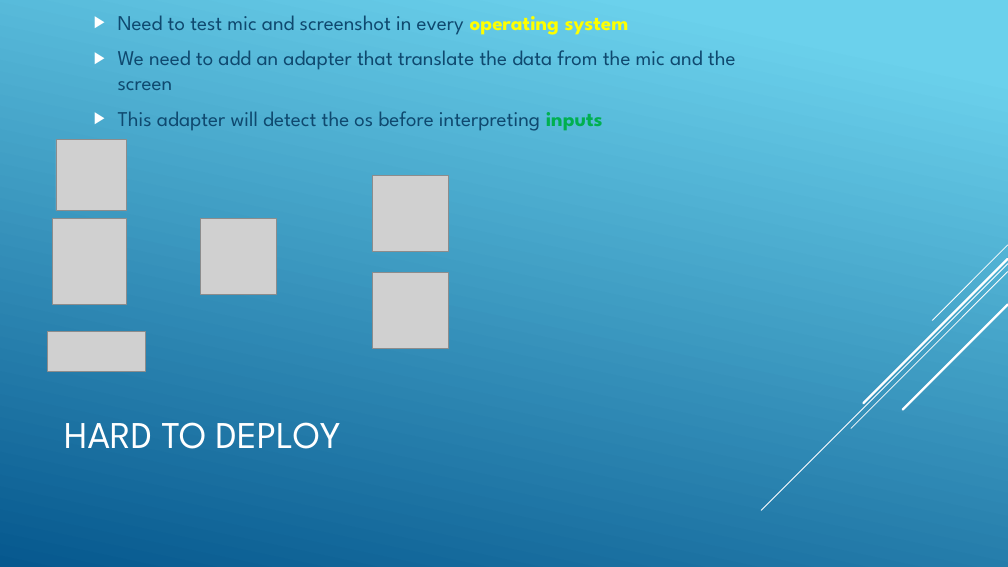
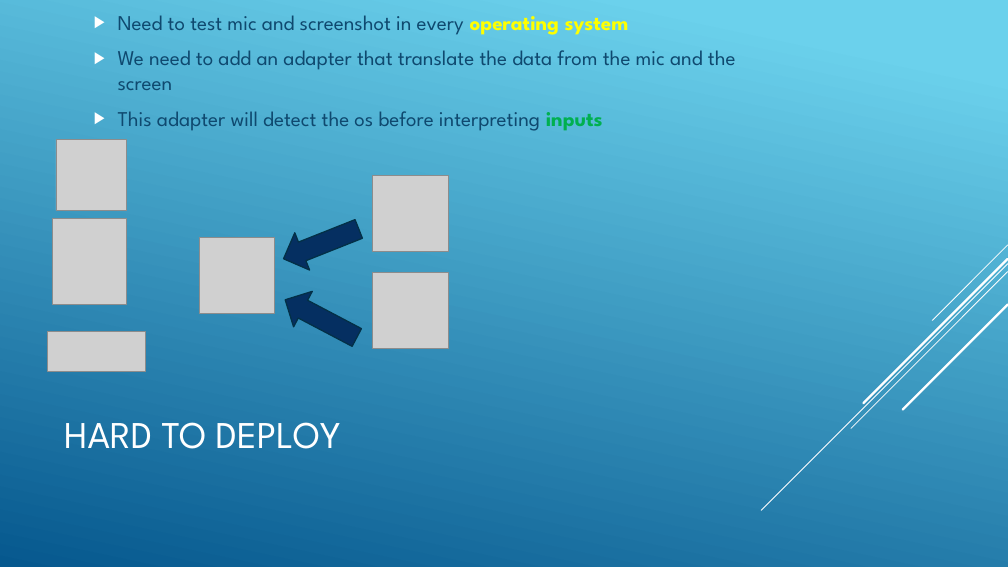
Before and after one commit to jnguyen1192/SIA, a slide deck: slide 7 of SAI_presentation.pptx. Drawn at 1008x567 pixels with LibreOffice and Linux fonts; fonts in the diff are those of the drawing; grey boxes stand for pictures. Boxes give left, top, right and bottom in pixels: in the first picture for what was removed or moved away, otherwise in the second. Text is boxed around its words. In the diff, an @@ line names an element or a change of style, - is before the commit and + after.

Commit message:
#12 Arrows icon added on issues slides

```diff
--- a/SAI_presentation.pptx
+++ b/SAI_presentation.pptx
@@ picture: place and size @@
-picture at bbox=[200, 219, 276, 294]
+picture at bbox=[199, 237, 274, 313]
@@ right arrow added at bbox=[276, 210, 366, 277], fill #052F61, outline #043148 1.25 pt @@
@@ right arrow added at bbox=[276, 282, 366, 355], fill #052F61, outline #043148 1.25 pt @@
```
